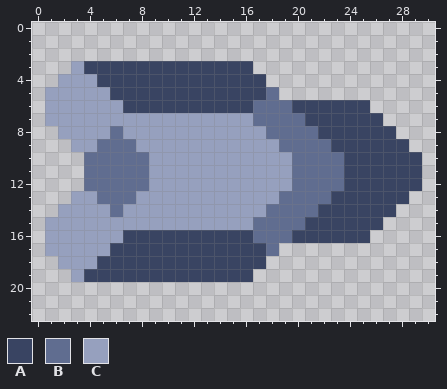
One commit to this pixel-art sprite: sprites/units/core/engineer-leg-base.png. That is the earlier state.
The file is 31x23 pixels.
Palette (. is transparent): A #394462  B #606d90  C #96a0be
After:
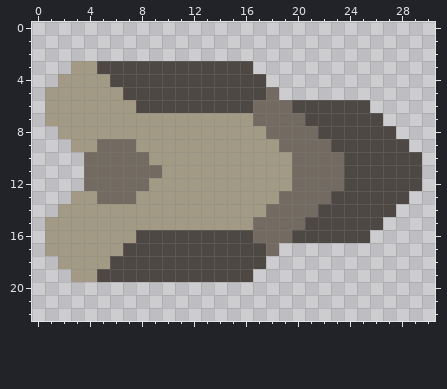
What changed:
Colour A changes from #394462 to #4d4843.
Colour B changes from #606d90 to #736b62.
Colour C changes from #96a0be to #a39a86.
The edit turns colour C into colour B in row 11 at x 9.
The edit turns colour A into colour C in row 3 at x 4; in row 4 at x 5; in row 5 at x 6; in row 6 at x 7; in row 16 at x 7; in row 17 at x 6.
The edit turns colour A into colour C in row 18 at x 5; in row 19 at x 4.
The edit turns colour B into colour C in row 8 at x 6; in row 14 at x 6.
Pixel boxes of the changes (left, top, right, bottom) in both pictures:
changed: (45, 61, 422, 282)
